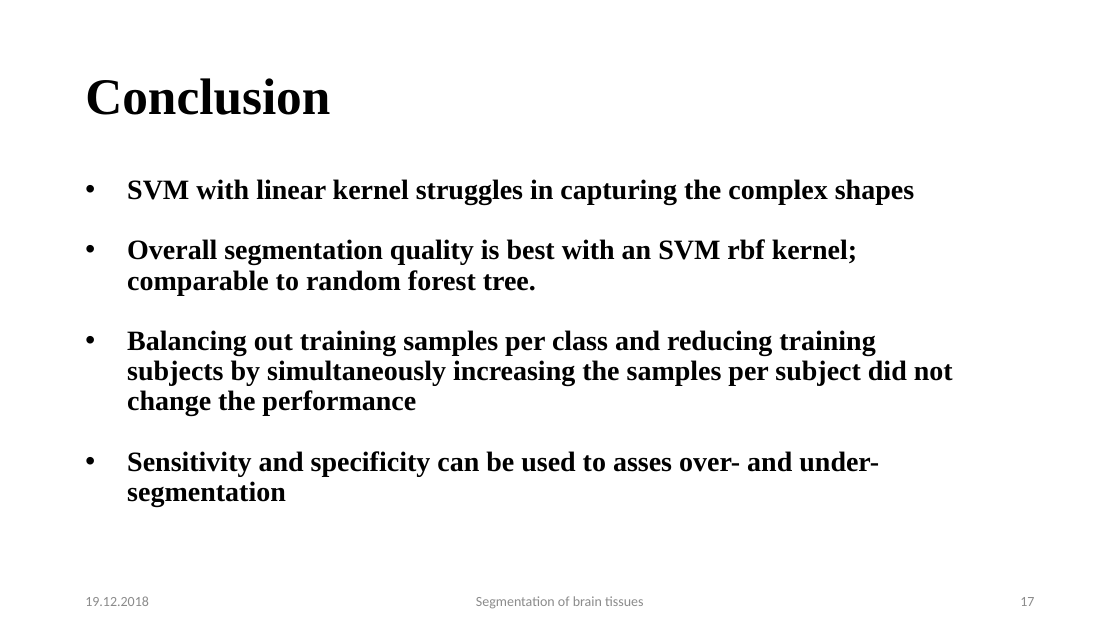
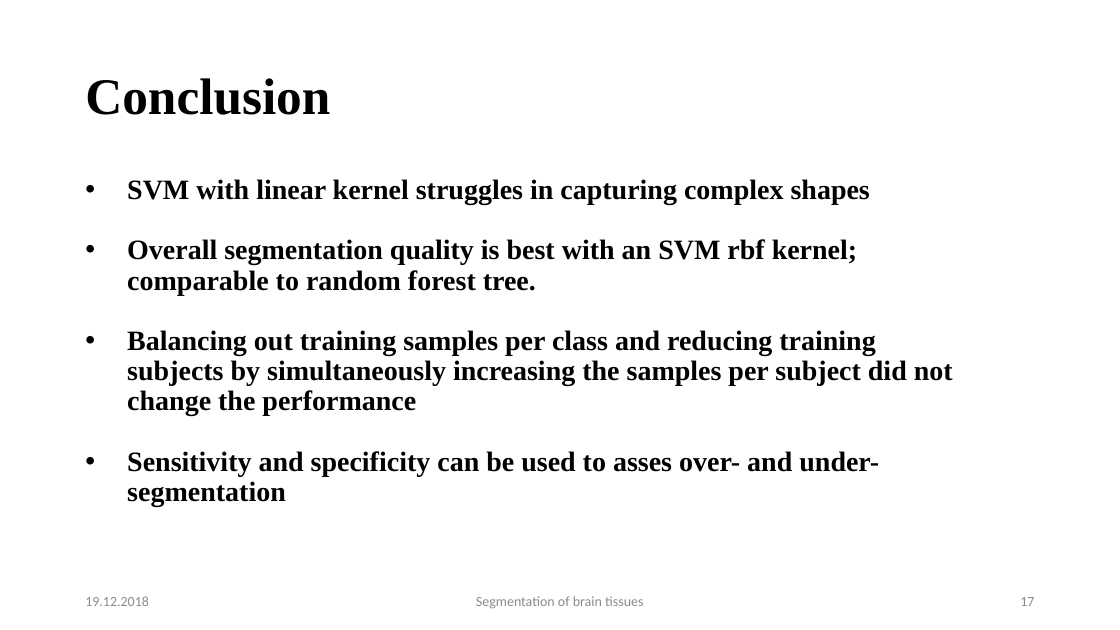
Before and after one commit to mhayoz/MIALab, a slide deck: slide 17 of Final Mialab.pptx. Drawn at 1120x630 pixels with LibreOffice and Linux fonts; fonts in the diff are those of the drawing. Boxes give left, top, right and bottom in pixels: in the first picture for what was removed or moved away, otherwise in the second. Text is boxed around its words. In the diff, an @@ line names an element or a change of style, - is before the commit and + after.

```diff
--- a/Final Mialab.pptx
+++ b/Final Mialab.pptx
@@ text at [127,179,870,205]: text changed @@
-• SVM with linear kernel struggles in capturing the complex shapes
+• SVM with linear kernel struggles in capturing complex shapes
```
Also in this commit, not shown: 3 other slides changed.
